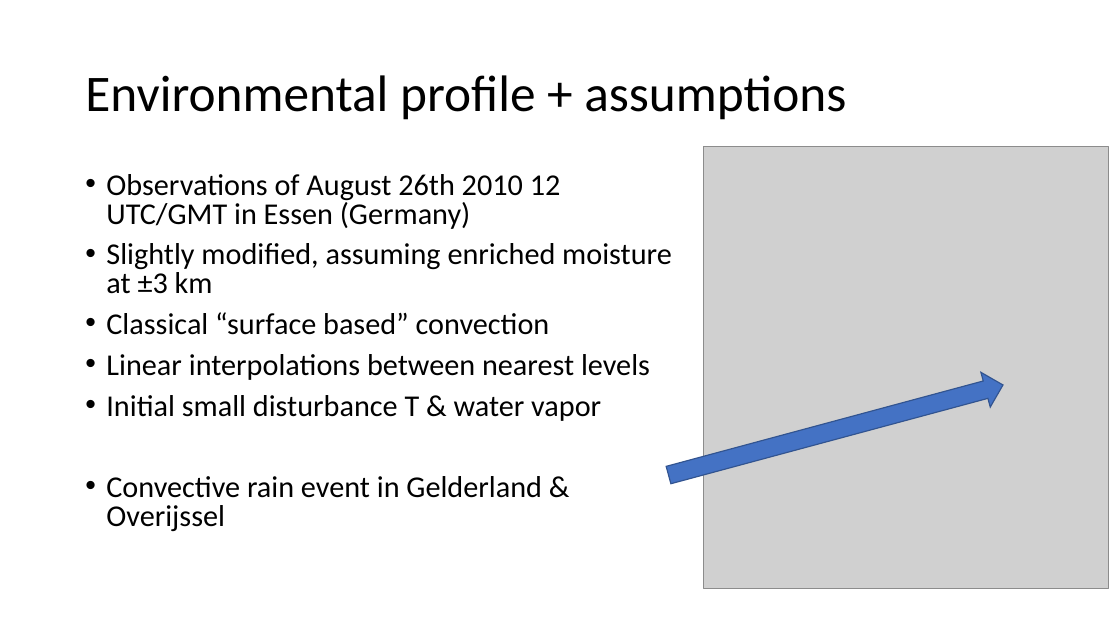
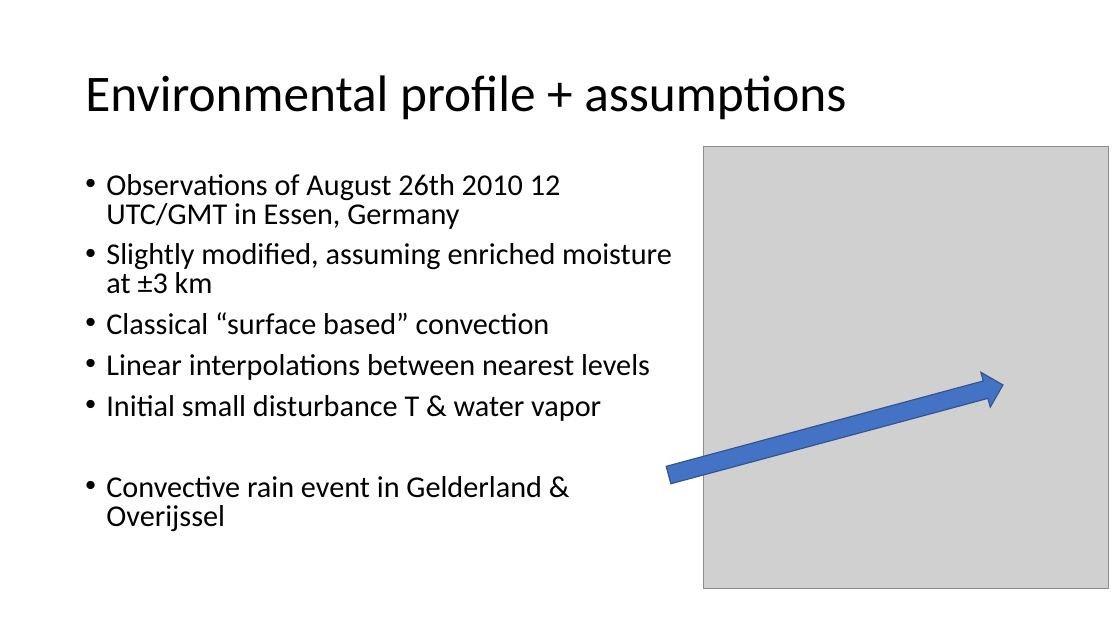
Before and after one commit to meteoNL/CloudParcelModel_SOACproject, a slide deck: slide 6 of model_representation.pptx. Drawn at 1120x630 pixels with LibreOffice and Linux fonts; fonts in the diff are those of the drawing; grey boxes stand for pictures. Boxes give left, top, right and bottom in pixels: in the first picture for what was removed or moved away, otherwise in the second. Text is boxed around its words. In the diff, an @@ line names an element or a change of style, - is before the commit and + after.

```diff
--- a/model_representation.pptx
+++ b/model_representation.pptx
@@ text at (106,174,561,229): text changed @@
-• Observations of August 26th 2010 12 UTC/GMT in Essen (Germany)
+• Observations of August 26th 2010 12 UTC/GMT in Essen, Germany
```
Also in this commit, not shown: 6 other slides changed, 1 slide added, 2 slides removed, 1 other file.
